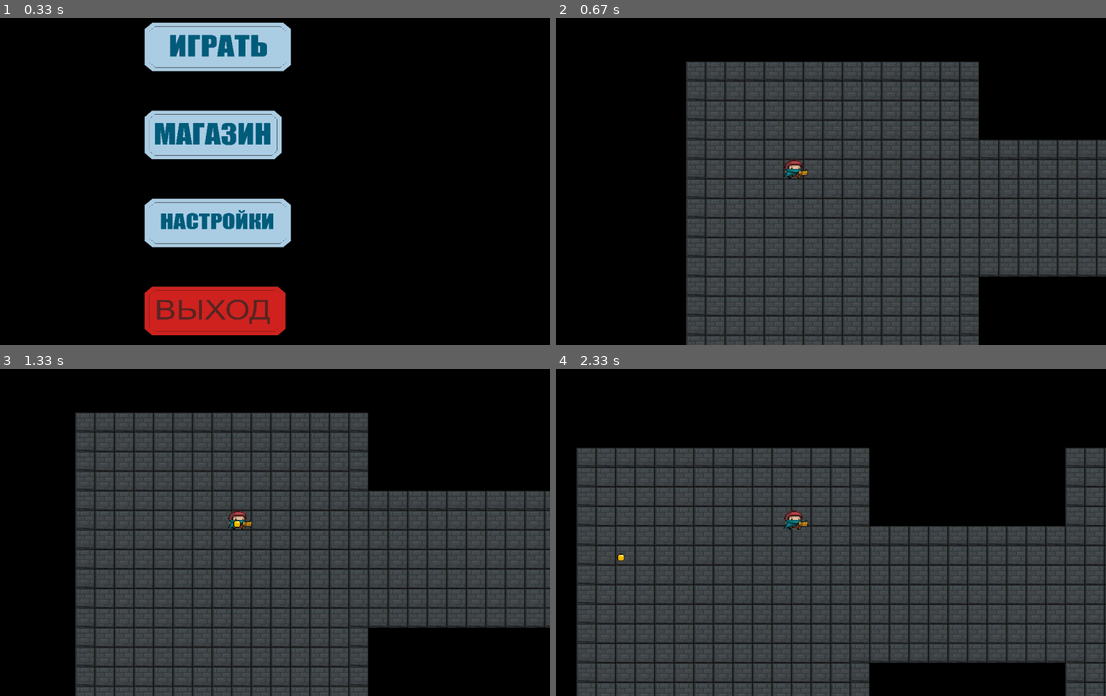
Above: before the commit, frames 1-4 (two rows, left to right).
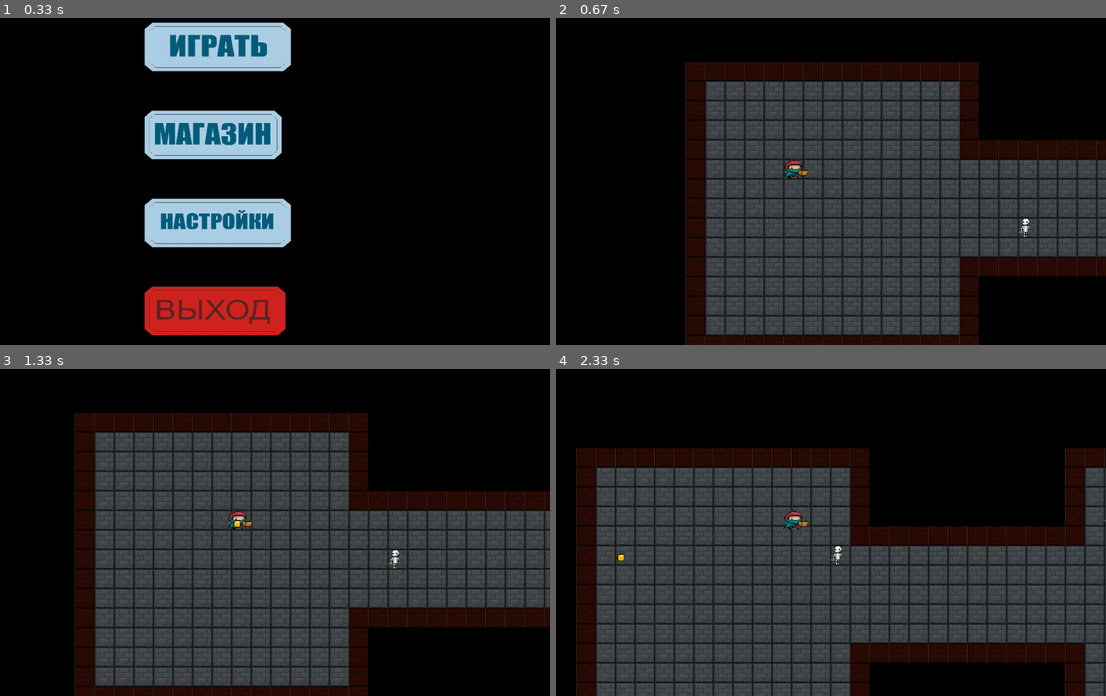
Above: after the commit, the same moments.

Repository: AmirHai/PyGameProject
Game: pygame game, started from classes/main.py
Same seed, same stepped clock (60 frames per second), same inputs: the game is played once before the commit and once after it.
Inputs (mouse positions are in pixels of both pictures, inside the frame that each line leads up to):
- Up to frame 1 (0.33 s): no input
- Up to frame 2 (0.67 s): click (770, 47) at 0.38 s
- Up to frame 3 (1.33 s): hold D 0.67-1.13 s; click (88, 522) at 1.22 s
- Up to frame 4 (2.33 s): hold W 1.5-1.8 s; hold D 1.83-2.3 s

Frame 1 is identical in both runs. In frame 2, 12% of the frame differs, in the area x 23-100%, y 13-100%; in frame 3, 13%, in the area x 13-100%, y 13-100%; in frame 4, 13%.

Commit message:
добавил монстров, которые спавнятся в рандомных местах, в будущем добавлю специальные координаты, в которых монстры спавняться не будут

Diff:
--- a/classes/AllConstants.py
+++ b/classes/AllConstants.py
@@ -7,7 +7,7 @@
 SCREEN = pygame.display.set_mode((WIDTH, HEIGHT))
 FPS = 60
 BUTTONSIZE = (300, 100)
-HEROSIZE = (80, 80)
+HEROSIZE = (40, 40)
 # точка ценра для прорисовки главного героя
 CENTER = (620, 340)
 STOREITEMSIZE = (120, 80)
--- a/classes/GameMap.py
+++ b/classes/GameMap.py
@@ -56,6 +56,7 @@
         self.MainHeroPosition = [5.0, 5.0]
         self.allWalls = pygame.sprite.Group()
         self.WallKoordinates = set()
+        self.emptyKoordinates = []
         self.allEmpty = pygame.sprite.Group()
         self.playerGroup = pygame.sprite.Group()
         self.MapHandler()
@@ -73,6 +74,7 @@
                     self.WallKoordinates.add((i - 1, j))
                     self.WallKoordinates.add((i, j - 1))
                 elif self.board[i][j] == 1:
+                    self.emptyKoordinates.append([i, j])
                     Wall('empty', x_change, y_change, self.allEmpty)
         Player('hero', self.playerGroup)
 
--- a/classes/GameProcess.py
+++ b/classes/GameProcess.py
@@ -1,8 +1,10 @@
 import pygame.sprite
+import random
 
 from GameMap import *
 from Bullet import Bullet
 from mainMenu import menu_init
+from Monster import *
 
 
 def gameInit():
@@ -15,6 +17,13 @@
     weapons = ['pistol', None]
     weapons_sprites = pygame.sprite.Group()
     weapon = Weapon(weapons_sprites, weapons[0])
+
+    Monsters_sprites = pygame.sprite.Group()
+
+    for i in range(5):
+        MonsterPos = random.choice(gmap.emptyKoordinates)
+        Monster('swordsman', MonsterPos, gmap.MainHeroPosition, Monsters_sprites)
+
     while True:
         for event in pygame.event.get():
             if event.type == pygame.QUIT:
@@ -38,21 +47,36 @@
             if bol:
                 PlayerSpeed[i // 2 - 1] += 0.1 * (-1) ** (i % 2)
         PlayerSpeed = gmap.WallHelper(PlayerSpeed)
+
         gmap.MainHeroPosition = [round(gmap.MainHeroPosition[0] - PlayerSpeed[0], 2),
                                  round(gmap.MainHeroPosition[1] - PlayerSpeed[1], 2)]
+
         camera.update(round(PlayerSpeed[0] * 40), round(PlayerSpeed[1] * 40))
+
+        for i in Monsters_sprites:
+            i.moveToPlayer(gmap.MainHeroPosition)
+            i.WallHelper(gmap.WallKoordinates)
+            i.update()
+
         for i in bullets_sprites:
             i.update()
             for j in gmap.allWalls:
                 if pygame.sprite.collide_mask(i, j):
                     i.remove(bullets_sprites)
                     continue
+            for j in Monsters_sprites:
+                if pygame.sprite.collide_mask(i, j):
+                    i.remove(bullets_sprites)
+                    j.remove(Monsters_sprites)
+
         camera.apply(gmap.allWalls)
         camera.apply(gmap.allEmpty)
+        camera.apply(Monsters_sprites)
         if bullet:
             camera.apply(bullets_sprites)
         gmap.render()
         weapons_sprites.draw(SCREEN)
         bullets_sprites.draw(SCREEN)
+        Monsters_sprites.draw(SCREEN)
         pygame.display.flip()
         CLOCK.tick(FPS)
--- /dev/null
+++ b/classes/Monster.py
@@ -0,0 +1,45 @@
+from serviceFunctions import *
+from AllConstants import *
+
+TYPES = {
+    'swordsman': load_image('enemy.png')
+}
+
+
+def IntoSpeed(numb):
+    if numb > 0:
+        return 0.05
+    elif numb < 0:
+        return -0.05
+    else:
+        return 0
+
+
+class Monster(pygame.sprite.Sprite):
+    def __init__(self, monsterType, position, playerPos, SpriteGroup):
+        super().__init__(SpriteGroup)
+        self.image = pygame.transform.scale(TYPES[monsterType], (25, 40))
+
+        xpos = CENTER[0] - (playerPos[0] - position[0]) * PIXELSIZE
+        ypos = CENTER[1] - (playerPos[1] - position[1]) * PIXELSIZE
+
+        self.rect = self.image.get_rect().move(xpos, ypos)
+        self.position = position
+
+    def moveToPlayer(self, PlayerPosition):
+        if abs(PlayerPosition[0] - self.position[0]) < 10 and abs(PlayerPosition[1] - self.position[1]) < 10:
+            self.speed = [IntoSpeed(PlayerPosition[0] - self.position[0]),
+                          IntoSpeed(PlayerPosition[1] - self.position[1])]
+        else:
+            self.speed = [0.0, 0.0]
+
+    def WallHelper(self, WallsKord):
+        if (int(self.position[0] + self.speed[0]), int(self.position[1])) in WallsKord:
+            self.speed[0] = 0.0
+        if (int(self.position[0]), int(self.position[1] + self.speed[1])) in WallsKord:
+            self.speed[1] = 0.0
+
+    def update(self):
+        self.position = [round(self.position[0] + self.speed[0], 3),
+                         round(self.position[1] + self.speed[1], 3)]
+        self.rect = self.rect.move(self.speed[0] * PIXELSIZE, self.speed[1] * PIXELSIZE)
Binary file removed: classes/data/Стена.png
Renamed: персонаж-аним.png -> classes/data/персонаж-аним.png
Renamed: скелет-аним.png -> classes/data/скелет-аним.png
Renamed: стена.png -> classes/data/стена.png
